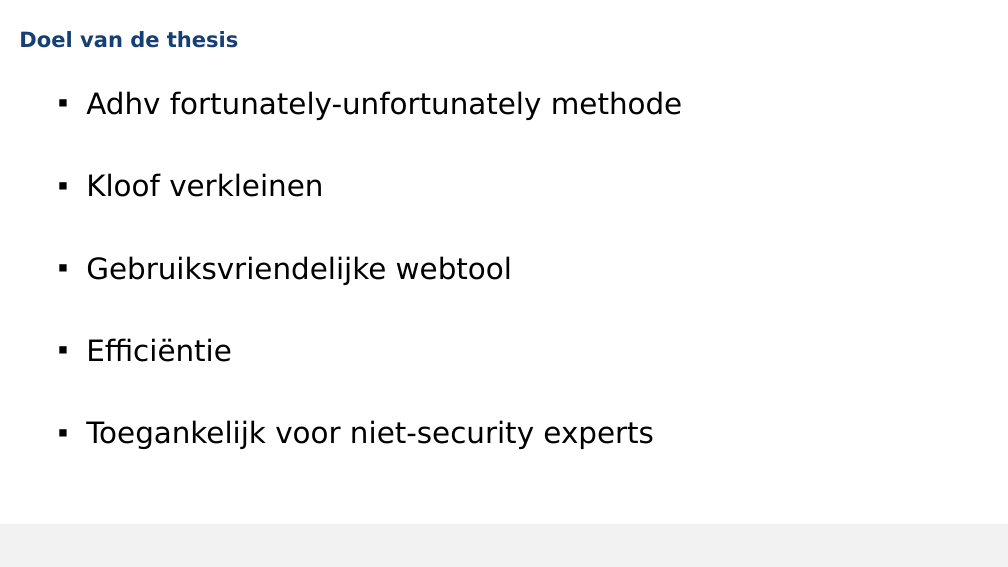
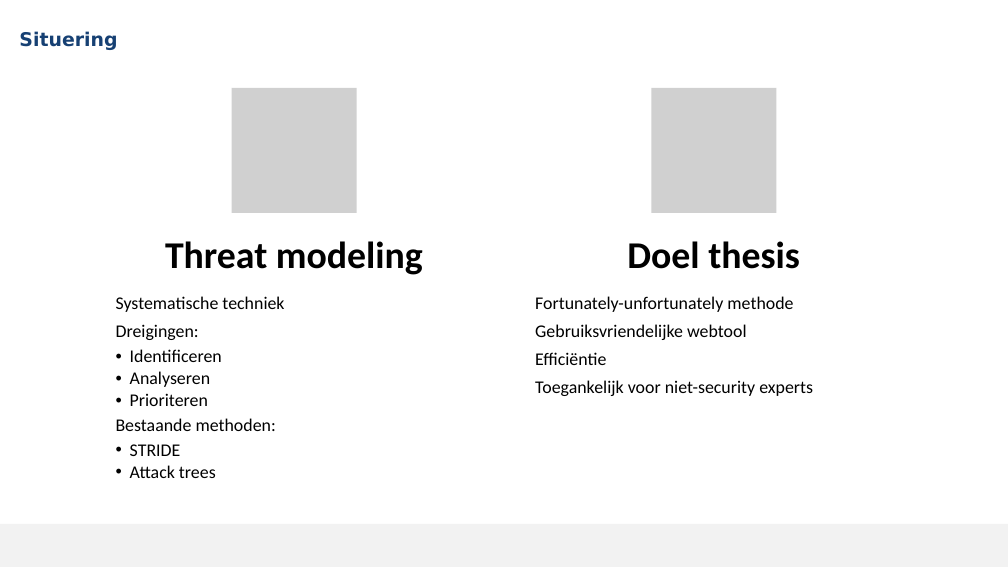
Before and after one commit to MikaG-1952764/masterproef, a slide deck: slide 3 of MP2526_Verdediging.pptx (slide 5 before the commit). Drawn at 1008x567 pixels with LibreOffice and Linux fonts; fonts in the diff are those of the drawing; grey boxes stand for pictures; background and template pictures are left out. Boxes give left, top, right and bottom in pixels: in the first picture for what was removed or moved away, otherwise in the second. Text is boxed around its words. In the diff, an @@ line names an element or a change of style, - is before the commit and + after.

```diff
--- a/MP2526_Verdediging.pptx
+++ b/MP2526_Verdediging.pptx
@@ title at (x1=19, y1=31, x2=117, y2=50): text changed; size 20 to 18 pt @@
-Doel van de thesis
+Situering
@@ group added at (x1=116, y1=88, x2=800, y2=478): 3 texts, 2 pictures @@
+Threat modeling
+Systematische techniek
+Dreigingen:
+  • Identificeren
+  • Analyseren
+  • Prioriteren
+Bestaande methoden:
+  • STRIDE
+  • Attack trees
+Doel thesis
@@ text at (x1=535, y1=296, x2=793, y2=312): text changed; size 28 to 17 pt; font DejaVu Sans to Calibri @@
-▪ Adhv fortunately-unfortunately methode
-▪ Kloof verkleinen
+Fortunately-unfortunately methode
@@ text "Fortunately-unfortunately methode" moved from (x1=86, y1=91, x2=682, y2=449) to (x1=535, y1=296, x2=813, y2=396) @@
@@ text at (x1=535, y1=324, x2=813, y2=396): size 28 to 17 pt, font DejaVu Sans to Calibri in "Gebruiksvriendelijke webtool", "Efficiëntie", "Toegankelijk voor niet-security experts"; bullet ▪ to none @@
```
Also in this commit, not shown: 12 other slides changed, 6 slides added, 16 slides removed, 1 other file.
